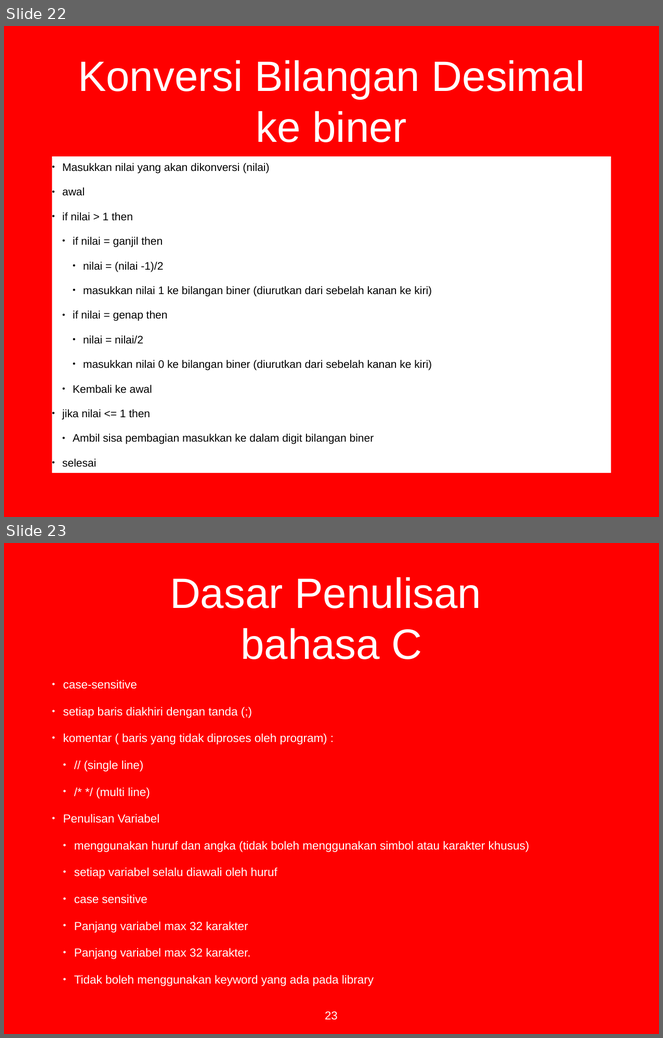
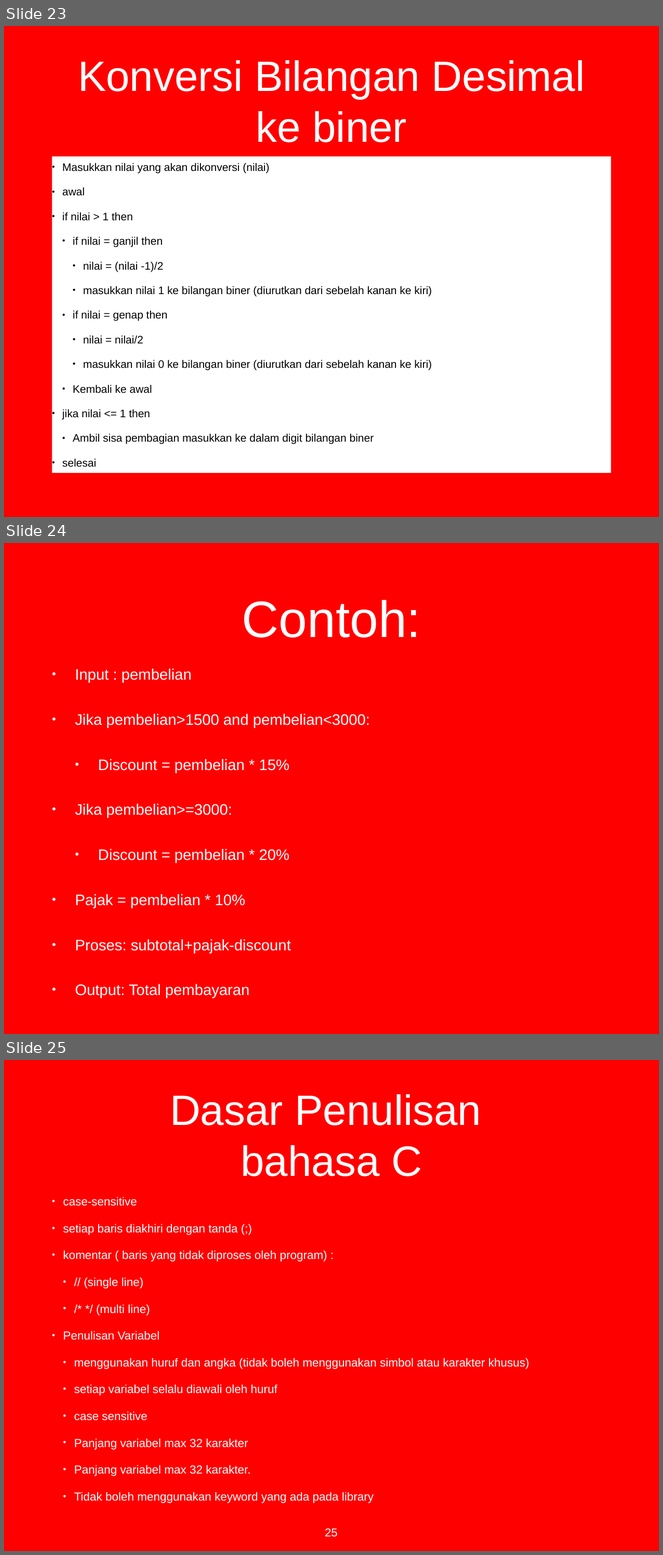
Before and after one commit to agungperdananto/Algoritma_pemrograman_I, a slide deck: Documents/Algoritma Pemrograman.pptx. Shown one above the other, each under a label of ours: slides 22 and 23 before the commit, slides 23, 24 and 25 after it. The pictures are 663x1038 and 663x1555 pixels, drawn with LibreOffice and Linux fonts; fonts in the diff are those of the drawing; background and template pictures are left out. Boxes give left, top, right and bottom in pixels: in the first picture for what was removed or moved away, otherwise in the second. Text is boxed around its words. In the diff, an @@ line names an element or a change of style, - is before the commit and + after.

```diff
--- a/Documents/Algoritma Pemrograman.pptx
+++ b/Documents/Algoritma Pemrograman.pptx
@@ slide 24 added at <box>4,543,659,1034</box>, background picture (left out) @@
@@ title added at <box>242,600,422,638</box>, 80 pt, text #FFFFFF @@
+Contoh:
@@ text added at <box>75,668,370,999</box>, 23.8 pt, text #FFFFFF @@
+• Input : pembelian
+• Jika pembelian>1500 and pembelian<3000:
+  • Discount = pembelian * 15%
+• Jika pembelian>=3000:
+  • Discount = pembelian * 20%
+• Pajak = pembelian * 10%
+• Proses: subtotal+pajak-discount
+• Output: Total pembayaran
@@ what was slide 22 is now slide 23 @@
@@ what was slide 23 is now slide 25 @@
@@ page number at <box>325,1529,338,1537</box>: text changed @@
-23
+25
```
Also in this commit, not shown: 1 slide changed, 1 other slide added, 3 other files.
